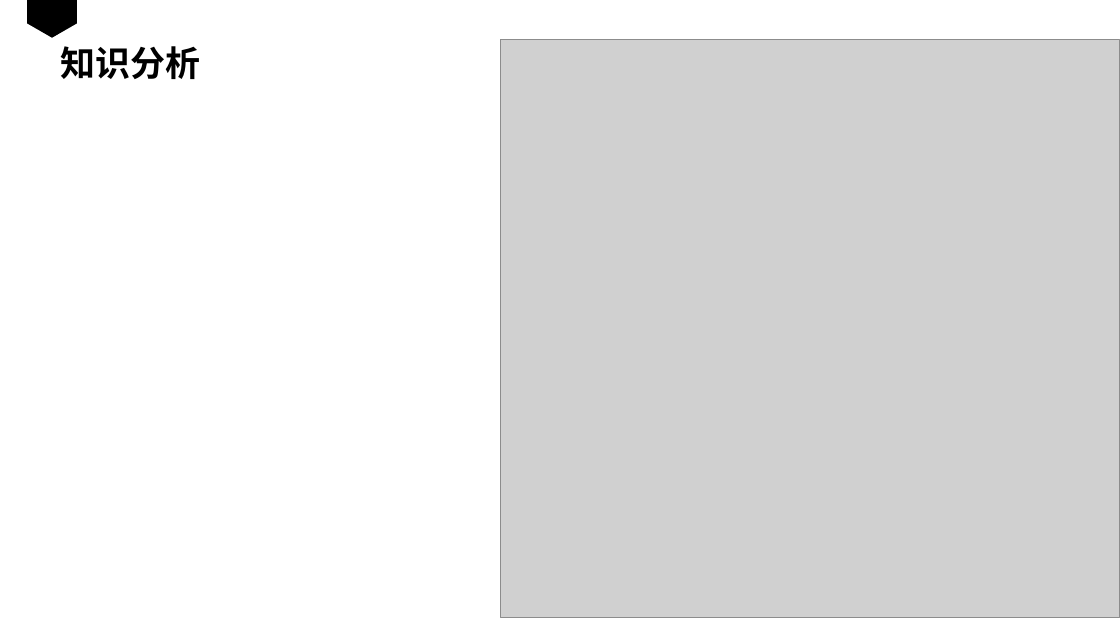
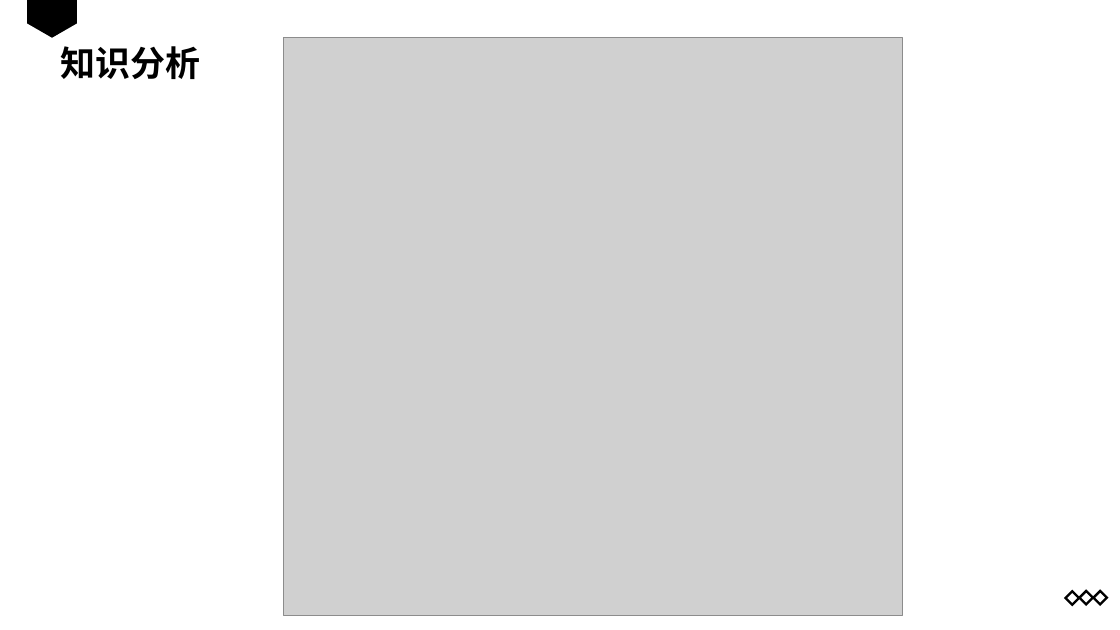
Before and after one commit to JannLeo/teach, a slide deck: slide 39 of Programming Paradigms 2024/Programming Paradigms 2024.pptx (slide 26 before the commit). Drawn at 1120x630 pixels with LibreOffice and Linux fonts; fonts in the diff are those of the drawing; grey boxes stand for pictures. Boxes give left, top, right and bottom in pixels: in the first picture for what was removed or moved away, otherwise in the second. Text is boxed around its words. In the diff, an @@ line names an element or a change of style, - is before the commit and + after.

```diff
--- a/Programming Paradigms 2024/Programming Paradigms 2024.pptx
+++ b/Programming Paradigms 2024/Programming Paradigms 2024.pptx
@@ picture: place and size @@
-picture at bbox=[501, 39, 1120, 618]
+picture at bbox=[283, 38, 902, 616]
@@ freeform shape added at bbox=[1065, 592, 1079, 605], outline #000000 2 pt @@
@@ freeform shape added at bbox=[1080, 592, 1093, 605], outline #000000 2 pt @@
@@ freeform shape added at bbox=[1094, 592, 1107, 605], outline #000000 2 pt @@
```
Also in this commit, not shown: 12 other slides changed, 16 slides added, 5 other files.
